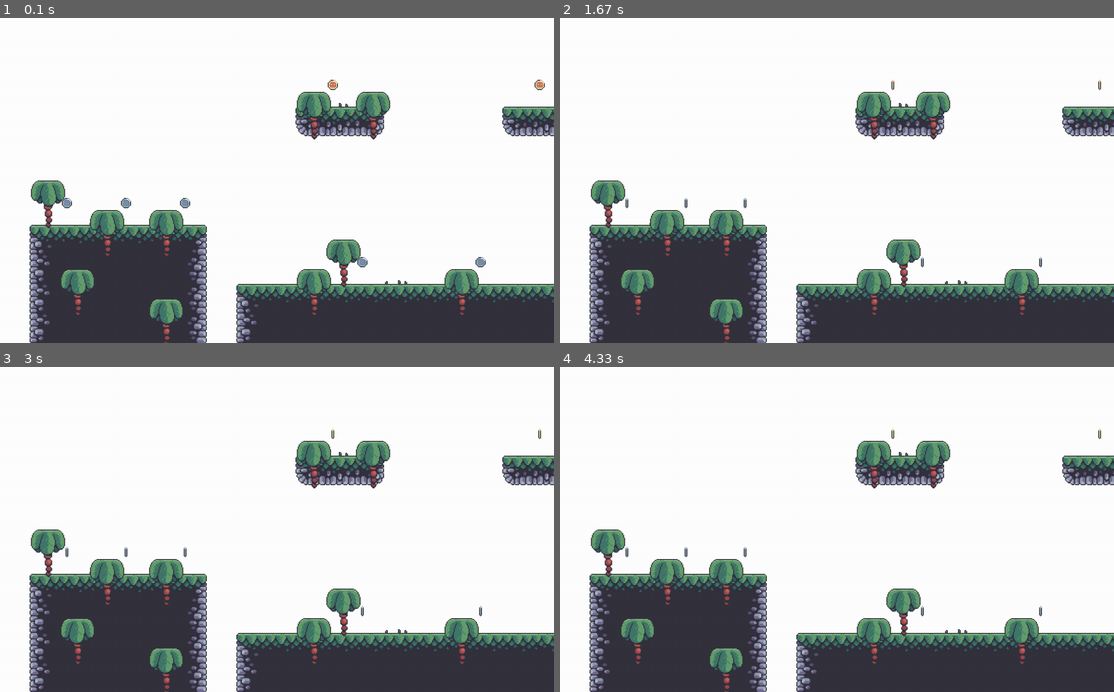
Above: before the commit, frames 1-4 (two rows, left to right).
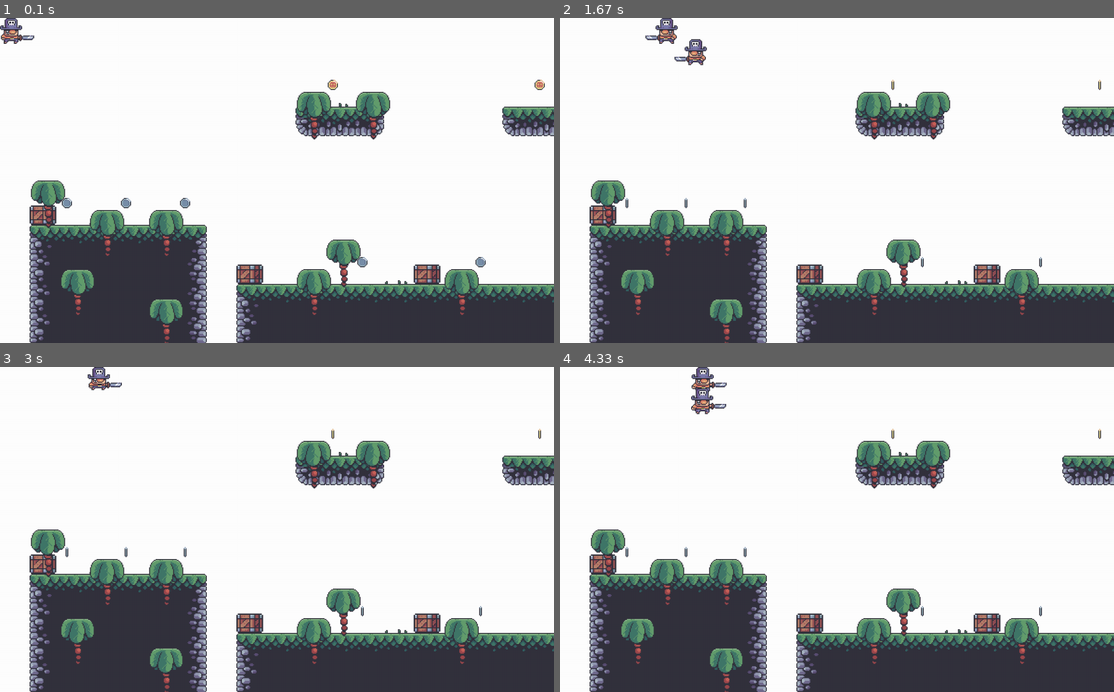
Above: after the commit, the same moments.

Repository: dheeraj1429/Learning-Python
Game: pygame game, started from gamemap/src/game.py
Same seed, same stepped clock (60 frames per second), same inputs: the game is played once before the commit and once after it.
Inputs:
- Up to frame 1 (0.1 s): no input
- Up to frame 2 (1.67 s): hold Right 0.33-0.8 s; hold Right 0.83-1.3 s; hold Left from 1.33 s (still down)
- Up to frame 3 (3 s): release Left at 1.87 s; hold Left 1.9-2.3 s; hold Right 2.33-2.97 s
- Up to frame 4 (4.33 s): hold Left 3-3.47 s; hold Right 3.5-3.97 s; hold Right from 4 s (still down)

The runs differ from the first frame. In frame 1, 1.1% of the frame differs, in the area x 0-80%, y 0-82%; in frame 2, 1.3%, in the area x 5-80%, y 0-82%; in frame 3, 1.1%; in frame 4, 1.3%.

Commit message:
learning

Diff:
--- a/gamemap/public/levels/level_data/level_0.tmx
+++ /dev/null
@@ -1,148 +0,0 @@
-<?xml version="1.0" encoding="UTF-8"?>
-<map version="1.5" tiledversion="1.6.0" orientation="orthogonal" renderorder="right-down" width="60" height="11" tilewidth="64" tileheight="64" infinite="0" nextlayerid="10" nextobjectid="1">
- <editorsettings>
-  <export target="../0/level_0.csv" format="csv"/>
- </editorsettings>
- <tileset firstgid="1" source="../tilesets/terrain_tiles.tsx"/>
- <tileset firstgid="17" source="../tilesets/coin_tiles.tsx"/>
- <tileset firstgid="19" source="../tilesets/grass_tiles.tsx"/>
- <tileset firstgid="24" source="../tilesets/palms.tsx"/>
- <tileset firstgid="27" source="../tilesets/crates.tsx"/>
- <tileset firstgid="28" source="../tilesets/player_tiles.tsx"/>
- <tileset firstgid="30" source="../tilesets/enemy_tiles.tsx"/>
- <layer id="5" name="bg_palms" width="60" height="11">
-  <data encoding="csv">
-0,0,0,0,0,0,0,0,0,0,0,0,0,0,0,0,0,0,0,0,0,0,0,0,0,0,0,0,0,0,0,0,0,0,0,0,0,0,0,0,0,0,0,0,0,0,0,0,0,0,0,0,0,0,0,0,0,0,0,0,
-0,0,0,0,0,0,0,0,0,0,0,0,0,0,0,0,0,0,0,0,0,0,0,0,0,0,0,0,0,0,0,0,0,0,0,0,0,0,0,0,0,0,0,0,0,0,0,0,0,0,0,0,0,0,0,0,0,0,0,0,
-0,0,0,0,0,0,0,0,0,0,0,0,0,0,0,0,0,0,0,0,0,0,0,0,0,0,0,0,0,0,0,0,0,0,0,0,0,0,0,0,0,0,0,0,0,0,0,0,0,0,0,0,0,0,0,0,0,0,0,0,
-0,0,0,0,0,0,0,0,0,0,0,26,0,0,0,0,0,26,0,0,0,0,0,0,0,0,0,0,0,0,0,0,0,0,0,0,0,0,0,0,0,0,0,0,26,0,0,0,0,0,0,0,0,0,0,0,0,0,0,0,
-0,0,0,0,0,0,0,0,0,0,0,0,0,0,0,0,0,0,0,0,0,0,0,0,26,0,0,0,0,0,0,0,0,0,0,0,0,0,0,0,0,0,0,0,0,0,0,0,0,0,0,0,0,0,0,0,0,0,0,0,
-0,0,0,0,0,0,0,0,0,0,0,0,0,0,0,0,0,0,0,0,0,0,0,0,0,0,0,0,0,0,0,0,0,0,0,0,0,0,0,0,0,0,0,0,0,0,0,0,0,0,0,0,0,0,0,0,0,0,0,0,
-0,0,0,0,0,0,0,0,0,0,0,0,0,0,0,0,0,0,0,0,0,0,0,0,0,0,0,0,26,0,0,0,0,0,0,0,0,0,0,0,0,0,0,0,0,0,0,0,0,0,0,0,0,0,0,0,0,0,0,0,
-0,0,0,26,0,26,0,0,0,0,0,0,0,0,0,0,0,0,0,0,0,0,0,0,0,0,26,0,0,26,0,0,0,0,0,0,0,0,0,0,0,0,0,0,0,26,0,0,0,26,0,0,0,26,0,0,26,0,0,0,
-0,0,0,0,0,0,0,0,0,0,26,0,0,0,0,0,0,26,0,0,0,0,0,26,0,0,0,0,0,0,0,0,0,0,0,0,0,0,0,0,0,0,0,0,0,0,0,26,0,0,0,26,0,0,0,0,0,0,0,0,
-0,0,0,0,0,0,0,0,0,0,0,0,0,26,0,0,0,0,0,0,0,0,0,0,0,0,0,0,0,0,0,0,0,0,0,0,0,0,0,0,0,0,0,0,0,0,0,0,0,0,0,0,0,0,0,0,0,0,0,0,
-0,0,0,0,0,0,0,0,0,0,0,0,0,0,0,0,0,0,0,0,0,0,0,0,0,0,0,0,0,0,0,0,0,0,0,0,0,0,0,0,0,0,0,0,0,0,0,0,0,0,0,0,0,0,0,0,0,0,0,0
-</data>
- </layer>
- <layer id="1" name="terrain" width="60" height="11">
-  <data encoding="csv">
-0,0,0,0,0,0,0,0,0,0,0,0,0,0,0,0,0,0,0,0,0,0,0,0,0,0,0,0,0,0,0,0,0,0,0,0,0,0,0,0,0,0,0,0,0,0,0,0,0,0,0,0,0,0,0,0,0,0,0,0,
-0,0,0,0,0,0,0,0,0,0,0,0,0,0,0,0,0,0,0,0,0,0,0,0,0,0,0,0,0,0,0,0,0,0,0,0,0,0,0,0,0,0,0,0,0,0,0,0,0,0,0,0,0,0,0,0,0,0,0,0,
-0,0,0,0,0,0,0,0,0,0,0,0,0,0,0,0,0,0,0,0,0,0,0,0,0,0,0,0,0,0,0,0,0,0,0,0,0,0,0,0,0,0,0,0,0,0,0,0,0,0,0,0,0,0,0,0,0,0,0,0,
-0,0,0,0,0,0,0,0,0,0,13,14,15,0,0,0,0,13,14,15,0,0,0,0,0,0,0,0,0,0,0,0,0,0,0,0,0,0,0,0,0,0,0,13,14,15,0,0,0,0,16,0,0,0,16,0,0,0,0,0,
-0,0,0,0,0,0,0,0,0,0,0,0,0,0,0,0,0,0,0,0,0,0,0,0,16,0,0,0,0,0,0,0,0,0,0,0,0,0,0,0,0,0,0,0,0,0,0,0,0,0,0,0,0,0,0,0,0,0,0,0,
-0,0,0,0,0,0,0,0,0,0,0,0,0,0,0,0,0,0,0,0,0,0,0,0,0,0,0,0,0,0,0,0,0,0,0,0,0,0,0,0,0,0,0,0,0,0,0,0,0,0,0,0,0,0,0,0,0,0,0,0,
-0,0,0,0,0,0,0,0,0,0,0,0,0,0,0,0,0,0,0,0,0,0,0,0,0,0,0,0,0,0,0,0,0,0,0,0,0,0,0,0,0,0,0,0,0,0,0,0,0,0,0,0,0,0,0,0,0,0,0,0,
-0,1,2,2,2,2,3,0,0,0,0,0,0,0,0,0,0,0,0,0,0,0,0,0,0,0,0,1,2,2,3,0,0,4,0,0,0,4,0,0,0,4,0,0,0,0,0,0,0,0,0,0,0,0,0,0,0,0,0,0,
-0,5,6,6,6,6,7,0,0,0,0,0,0,0,0,0,0,0,0,0,0,0,1,2,2,2,3,5,6,6,7,0,0,8,0,0,0,8,0,0,0,8,0,0,0,1,2,2,2,2,2,2,2,2,2,2,2,3,0,0,
-0,5,6,6,6,6,7,0,1,2,2,2,2,2,2,2,2,2,2,2,3,0,5,6,6,6,7,5,6,6,7,0,0,8,0,0,0,8,0,0,0,8,0,0,0,5,6,6,6,6,6,6,6,6,6,6,6,7,0,0,
-0,5,6,6,6,6,7,0,5,6,6,6,6,6,6,6,6,6,6,6,7,0,5,6,6,6,7,5,6,6,7,0,0,8,0,0,0,8,0,0,0,8,0,0,0,5,6,6,6,6,6,6,6,6,6,6,6,7,0,0
-</data>
- </layer>
- <layer id="6" name="crates" width="60" height="11">
-  <data encoding="csv">
-0,0,0,0,0,0,0,0,0,0,0,0,0,0,0,0,0,0,0,0,0,0,0,0,0,0,0,0,0,0,0,0,0,0,0,0,0,0,0,0,0,0,0,0,0,0,0,0,0,0,0,0,0,0,0,0,0,0,0,0,
-0,0,0,0,0,0,0,0,0,0,0,0,0,0,0,0,0,0,0,0,0,0,0,0,0,0,0,0,0,0,0,0,0,0,0,0,0,0,0,0,0,0,0,0,0,0,0,0,0,0,0,0,0,0,0,0,0,0,0,0,
-0,0,0,0,0,0,0,0,0,0,0,0,0,0,0,0,0,0,0,0,0,0,0,0,0,0,0,0,0,0,0,0,0,0,0,0,0,0,0,0,0,0,0,0,0,27,0,0,0,0,0,0,0,0,0,0,0,0,0,0,
-0,0,0,0,0,0,0,0,0,0,0,0,0,0,0,0,0,0,0,0,0,0,0,0,0,0,0,0,0,0,0,0,0,0,0,0,0,0,0,0,0,0,0,0,0,0,0,0,0,0,0,0,0,0,0,0,0,0,0,0,
-0,0,0,0,0,0,0,0,0,0,0,0,0,0,0,0,0,0,0,0,0,0,0,0,0,0,0,0,0,0,0,0,0,0,0,0,0,0,0,0,0,0,0,0,0,0,0,0,0,0,0,0,0,0,0,0,0,0,0,0,
-0,0,0,0,0,0,0,0,0,0,0,0,0,0,0,0,0,0,0,0,0,0,0,0,0,0,0,0,0,0,0,0,0,0,0,0,0,0,0,0,0,0,0,0,0,0,0,0,0,0,0,0,0,0,0,0,0,0,0,0,
-0,27,0,0,0,0,0,0,0,0,0,0,0,0,0,0,0,0,0,0,0,0,0,0,0,0,0,0,0,0,0,0,0,0,0,0,0,0,0,0,0,27,0,0,0,0,0,0,0,0,0,0,0,0,0,0,0,0,0,0,
-0,0,0,0,0,0,0,0,0,0,0,0,0,0,0,0,0,0,0,0,0,0,0,0,0,0,27,0,0,0,0,0,0,0,0,0,0,0,0,0,0,0,0,0,0,0,27,0,0,0,0,27,0,0,0,27,0,0,0,0,
-0,0,0,0,0,0,0,0,27,0,0,0,0,0,27,0,0,0,0,0,27,0,0,0,0,0,0,0,0,0,0,0,0,0,0,0,0,0,0,0,0,0,0,0,0,0,0,0,0,0,0,0,0,0,0,0,0,0,0,0,
-0,0,0,0,0,0,0,0,0,0,0,0,0,0,0,0,0,0,0,0,0,0,0,0,0,0,0,0,0,0,0,0,0,0,0,0,0,0,0,0,0,0,0,0,0,0,0,0,0,0,0,0,0,0,0,0,0,0,0,0,
-0,0,0,0,0,0,0,0,0,0,0,0,0,0,0,0,0,0,0,0,0,0,0,0,0,0,0,0,0,0,0,0,0,0,0,0,0,0,0,0,0,0,0,0,0,0,0,0,0,0,0,0,0,0,0,0,0,0,0,0
-</data>
- </layer>
- <layer id="3" name="grass" width="60" height="11">
-  <data encoding="csv">
-0,0,0,0,0,0,0,0,0,0,0,0,0,0,0,0,0,0,0,0,0,0,0,0,0,0,0,0,0,0,0,0,0,0,0,0,0,0,0,0,0,0,0,0,0,0,0,0,0,0,0,0,0,0,0,0,0,0,0,0,
-0,0,0,0,0,0,0,0,0,0,0,0,0,0,0,0,0,0,0,0,0,0,0,0,0,0,0,0,0,0,0,0,0,0,0,0,0,0,0,0,0,0,0,0,0,0,0,0,0,0,0,0,0,0,0,0,0,0,0,0,
-0,0,0,0,0,0,0,0,0,0,21,19,0,0,0,0,0,0,21,19,0,0,0,0,0,0,0,0,0,0,0,0,0,0,0,0,0,0,0,0,0,0,0,0,19,0,0,0,0,0,21,0,0,0,23,0,0,0,0,0,
-0,0,0,0,0,0,0,0,0,0,0,0,0,0,0,0,0,0,0,0,0,0,0,0,23,0,0,0,0,0,0,0,0,0,0,0,0,0,0,0,0,0,0,0,0,0,0,0,0,0,0,0,0,0,0,0,0,0,0,0,
-0,0,0,0,0,0,0,0,0,0,0,0,0,0,0,0,0,0,0,0,0,0,0,0,0,0,0,0,0,0,0,0,0,0,0,0,0,0,0,0,0,0,0,0,0,0,0,0,0,0,0,0,0,0,0,0,0,0,0,0,
-0,0,0,0,0,0,0,0,0,0,0,0,0,0,0,0,0,0,0,0,0,0,0,0,0,0,0,0,0,0,0,0,0,0,0,0,0,0,0,0,0,0,0,0,0,0,0,0,0,0,0,0,0,0,0,0,0,0,0,0,
-0,20,0,19,22,21,0,0,0,0,0,0,0,0,0,0,0,0,0,0,0,0,0,0,0,0,0,22,21,0,19,0,0,22,0,0,0,23,0,0,0,19,0,0,0,0,0,0,0,0,0,0,0,0,0,0,0,0,0,0,
-0,0,0,0,0,0,0,0,0,0,0,0,0,0,0,0,0,0,0,0,0,0,19,20,19,21,0,0,0,0,0,0,0,0,0,0,0,0,0,0,0,0,0,0,0,0,19,20,19,20,23,22,22,23,23,21,0,0,0,0,
-0,0,0,0,0,0,0,0,21,23,22,21,23,19,20,23,23,21,20,22,20,0,0,0,0,0,0,0,0,0,0,0,0,0,0,0,0,0,0,0,0,0,0,0,0,0,0,0,0,0,0,0,0,0,0,0,0,0,0,0,
-0,0,0,0,0,0,0,0,0,0,0,0,0,0,0,0,0,0,0,0,0,0,0,0,0,0,0,0,0,0,0,0,0,0,0,0,0,0,0,0,0,0,0,0,0,0,0,0,0,0,0,0,0,0,0,0,0,0,0,0,
-0,0,0,0,0,0,0,0,0,0,0,0,0,0,0,0,0,0,0,0,0,0,0,0,0,0,0,0,0,0,0,0,0,0,0,0,0,0,0,0,0,0,0,0,0,0,0,0,0,0,0,0,0,0,0,0,0,0,0,0
-</data>
- </layer>
- <layer id="8" name="enemies" width="60" height="11">
-  <data encoding="csv">
-0,0,0,0,0,0,0,0,0,0,0,0,0,0,0,0,0,0,0,0,0,0,0,0,0,0,0,0,0,0,0,0,0,0,0,0,0,0,0,0,0,0,0,0,0,0,0,0,0,0,0,0,0,0,0,0,0,0,0,0,
-0,0,0,0,0,0,0,0,0,0,0,0,0,0,0,0,0,0,0,0,0,0,0,0,0,0,0,0,0,0,0,0,0,0,0,0,0,0,0,0,0,0,0,0,0,0,0,0,0,0,0,0,0,0,0,0,0,0,0,0,
-0,0,0,0,0,0,0,0,0,0,0,0,0,0,0,0,0,0,0,0,0,0,0,0,0,0,0,0,0,0,0,0,0,0,0,0,0,0,0,0,0,0,0,0,0,0,0,0,0,0,0,0,0,0,0,0,0,0,0,0,
-0,0,0,0,0,0,0,0,0,0,0,0,0,0,0,0,0,0,0,0,0,0,0,0,0,0,0,0,0,0,0,0,0,0,0,0,0,0,0,0,0,0,0,0,0,0,0,0,0,0,0,0,0,0,0,0,0,0,0,0,
-0,0,0,0,0,0,0,0,0,0,0,0,0,0,0,0,0,0,0,0,0,0,0,0,0,0,0,0,0,0,0,0,0,0,0,0,0,0,0,0,0,0,0,0,0,0,0,0,0,0,0,0,0,0,0,0,0,0,0,0,
-0,0,0,0,0,0,0,0,0,0,0,0,0,0,0,0,0,0,0,0,0,0,0,0,0,0,0,0,0,0,0,0,0,0,0,0,0,0,0,0,0,0,0,0,0,0,0,0,0,0,0,0,0,0,0,0,0,0,0,0,
-0,0,0,0,30,0,0,0,0,0,0,0,0,0,0,0,0,0,0,0,0,0,0,0,0,0,0,0,0,30,0,0,0,0,0,0,0,0,0,0,0,0,0,0,0,0,0,0,0,0,0,0,0,0,0,0,0,0,0,0,
-0,0,0,0,0,0,0,0,0,0,0,0,0,0,0,0,0,0,0,0,0,0,0,0,30,0,0,0,0,0,0,0,0,0,0,0,0,0,0,0,0,0,0,0,0,0,0,0,30,0,0,0,0,0,30,0,0,0,0,0,
-0,0,0,0,0,0,0,0,0,0,30,0,0,0,0,0,0,0,30,0,0,0,0,0,0,0,0,0,0,0,0,0,0,0,0,0,0,0,0,0,0,0,0,0,0,0,0,0,0,0,0,0,0,0,0,0,0,0,0,0,
-0,0,0,0,0,0,0,0,0,0,0,0,0,0,0,0,0,0,0,0,0,0,0,0,0,0,0,0,0,0,0,0,0,0,0,0,0,0,0,0,0,0,0,0,0,0,0,0,0,0,0,0,0,0,0,0,0,0,0,0,
-0,0,0,0,0,0,0,0,0,0,0,0,0,0,0,0,0,0,0,0,0,0,0,0,0,0,0,0,0,0,0,0,0,0,0,0,0,0,0,0,0,0,0,0,0,0,0,0,0,0,0,0,0,0,0,0,0,0,0,0
-</data>
- </layer>
- <layer id="9" name="constraints" width="60" height="11">
-  <data encoding="csv">
-0,0,0,0,0,0,0,0,0,0,0,0,0,0,0,0,0,0,0,0,0,0,0,0,0,0,0,0,0,0,0,0,0,0,0,0,0,0,0,0,0,0,0,0,0,0,0,0,0,0,0,0,0,0,0,0,0,0,0,0,
-0,0,0,0,0,0,0,0,0,0,0,0,0,0,0,0,0,0,0,0,0,0,0,0,0,0,0,0,0,0,0,0,0,0,0,0,0,0,0,0,0,0,0,0,0,0,0,0,0,0,0,0,0,0,0,0,0,0,0,0,
-0,0,0,0,0,0,0,0,0,0,0,0,0,0,0,0,0,0,0,0,0,0,0,0,0,0,0,0,0,0,0,0,0,0,0,0,0,0,0,0,0,0,0,0,0,0,0,0,0,0,0,0,0,0,0,0,0,0,0,0,
-0,0,0,0,0,0,0,0,0,0,0,0,0,0,0,0,0,0,0,0,0,0,0,0,0,0,0,0,0,0,0,0,0,0,0,0,0,0,0,0,0,0,0,0,0,0,0,0,0,0,0,0,0,0,0,0,0,0,0,0,
-0,0,0,0,0,0,0,0,0,0,0,0,0,0,0,0,0,0,0,0,0,0,0,0,0,0,0,0,0,0,0,0,0,0,0,0,0,0,0,0,0,0,0,0,0,0,0,0,0,0,0,0,0,0,0,0,0,0,0,0,
-0,0,0,0,0,0,0,0,0,0,0,0,0,0,0,0,0,0,0,0,0,0,0,0,0,0,0,0,0,0,0,0,0,0,0,0,0,0,0,0,0,0,0,0,0,0,0,0,0,0,0,0,0,0,0,0,0,0,0,0,
-31,0,0,0,0,0,0,31,0,0,0,0,0,0,0,0,0,0,0,0,0,0,0,0,0,0,31,0,0,0,0,31,0,0,0,0,0,0,0,0,0,0,0,0,0,0,0,0,0,0,0,0,0,0,0,0,0,0,0,0,
-0,0,0,0,0,0,0,0,0,0,0,0,0,0,0,0,0,0,0,0,0,31,0,0,0,0,31,0,0,0,0,0,0,0,0,0,0,0,0,0,0,0,0,0,31,0,0,0,0,0,0,0,0,0,0,0,0,0,31,0,
-0,0,0,0,0,0,0,31,0,0,0,0,0,0,0,0,0,0,0,0,0,31,0,0,0,0,0,0,0,0,0,0,0,0,0,0,0,0,0,0,0,0,0,0,0,0,0,0,0,0,0,0,0,0,0,0,0,0,0,0,
-0,0,0,0,0,0,0,0,0,0,0,0,0,0,0,0,0,0,0,0,0,0,0,0,0,0,0,0,0,0,0,0,0,0,0,0,0,0,0,0,0,0,0,0,0,0,0,0,0,0,0,0,0,0,0,0,0,0,0,0,
-0,0,0,0,0,0,0,0,0,0,0,0,0,0,0,0,0,0,0,0,0,0,0,0,0,0,0,0,0,0,0,0,0,0,0,0,0,0,0,0,0,0,0,0,0,0,0,0,0,0,0,0,0,0,0,0,0,0,0,0
-</data>
- </layer>
- <layer id="4" name="fg_palms" width="60" height="11">
-  <data encoding="csv">
-0,0,0,0,0,0,0,0,0,0,0,0,0,0,0,0,0,0,0,0,0,0,0,0,0,0,0,0,0,0,0,0,0,0,0,0,0,0,0,0,0,0,0,0,0,0,0,0,0,0,0,0,0,0,0,0,0,0,0,0,
-0,0,0,0,0,0,0,0,0,0,0,0,0,0,0,0,0,0,0,0,0,0,0,0,0,0,0,0,0,0,0,0,0,0,0,0,0,0,0,0,0,0,0,0,0,0,0,0,0,0,0,0,0,0,0,0,0,0,0,0,
-0,0,0,0,0,0,0,0,0,0,0,0,0,0,0,0,0,0,0,0,0,0,0,0,0,0,0,0,0,0,0,0,0,0,0,0,0,0,0,0,0,0,0,0,0,0,0,0,0,0,0,0,0,0,0,0,0,0,0,0,
-0,0,0,0,0,0,0,0,0,0,25,0,24,0,0,0,0,0,0,24,0,0,0,0,0,0,0,0,0,0,0,0,0,0,0,0,0,0,0,0,0,0,0,0,0,25,0,0,0,0,0,0,0,0,0,0,0,0,0,0,
-0,0,0,0,0,0,0,0,0,0,0,0,0,0,0,0,0,0,0,0,0,0,0,0,0,0,0,0,0,0,0,0,0,0,0,0,0,0,0,0,0,0,0,0,0,0,0,0,0,0,0,0,0,0,0,0,0,0,0,0,
-0,0,0,0,0,0,0,0,0,0,0,0,0,0,0,0,0,0,0,0,0,0,0,0,0,0,0,0,0,0,0,0,0,0,0,0,0,0,0,0,0,0,0,0,0,0,0,0,0,0,0,0,0,0,0,0,0,0,0,0,
-0,24,0,0,0,0,0,0,0,0,0,0,0,0,0,0,0,0,0,0,0,0,0,0,0,0,0,0,0,0,0,0,0,0,0,0,0,0,0,0,0,0,0,0,0,0,0,0,0,0,0,0,0,0,0,0,0,0,0,0,
-0,0,0,24,0,25,0,0,0,0,0,0,0,0,0,0,0,0,0,0,0,0,0,0,0,0,0,0,25,24,0,0,0,0,0,0,0,0,0,0,0,0,0,0,0,0,0,0,0,0,0,0,0,0,0,0,0,0,0,0,
-0,0,0,0,0,0,0,0,0,0,0,25,0,0,0,0,0,0,0,0,0,0,24,0,0,0,25,0,0,0,0,0,0,0,0,0,0,24,0,0,0,0,0,0,0,25,0,0,24,0,0,0,0,0,0,0,24,25,0,0,
-0,0,24,0,0,0,0,0,0,0,25,0,0,0,0,24,0,0,0,24,0,0,0,24,0,0,0,0,24,0,24,0,0,24,0,0,0,0,0,0,0,25,0,0,0,0,0,0,0,25,0,0,0,0,0,0,0,0,0,0,
-0,0,0,0,0,24,0,0,0,0,0,0,0,0,0,0,0,0,0,0,0,0,0,0,0,0,0,0,0,0,0,0,0,0,0,0,0,0,0,0,0,0,0,0,0,0,0,0,0,0,0,0,0,0,0,0,0,0,0,0
-</data>
- </layer>
- <layer id="2" name="coins" width="60" height="11">
-  <data encoding="csv">
-0,0,0,0,0,0,0,0,0,0,0,0,0,0,0,0,0,0,0,0,0,0,0,0,0,0,0,0,0,0,0,0,0,0,0,0,0,0,0,0,0,0,0,0,0,0,0,0,0,0,0,0,0,0,0,0,0,0,0,0,
-0,0,0,0,0,0,0,0,0,0,0,0,0,0,0,0,0,0,0,0,0,0,0,0,0,0,0,0,0,0,0,0,0,0,0,0,0,0,0,0,0,0,0,0,0,0,0,0,0,0,0,0,0,0,0,0,0,0,0,0,
-0,0,0,0,0,0,0,0,0,0,0,17,0,0,0,0,0,0,17,0,0,0,0,0,0,0,0,0,0,0,0,0,0,0,0,0,0,0,0,0,0,0,0,0,18,0,0,0,0,0,17,0,0,0,17,0,0,0,0,0,
-0,0,0,0,0,0,0,0,0,0,0,0,0,0,0,0,0,0,0,0,0,0,0,0,17,0,0,0,0,0,0,0,0,0,0,0,0,0,0,0,0,0,0,0,0,0,0,0,0,0,0,0,0,0,0,0,0,0,0,0,
-0,0,0,0,0,0,0,0,0,0,0,0,0,0,0,0,0,0,0,0,0,0,0,0,0,0,0,0,0,0,0,0,0,0,0,0,0,0,0,0,0,0,0,0,0,0,0,0,0,0,0,0,0,0,0,0,0,0,0,0,
-0,0,0,0,0,0,0,0,0,0,0,0,0,0,0,0,0,0,0,0,0,0,0,0,0,0,0,0,18,0,0,0,0,0,0,0,0,0,0,0,0,18,0,0,0,0,0,0,0,0,0,0,0,0,0,0,0,0,0,0,
-0,0,18,0,18,0,18,0,0,0,0,0,0,0,0,0,0,0,0,0,0,0,0,0,0,0,0,18,0,0,18,0,0,18,0,0,0,18,0,0,0,0,0,0,0,0,0,0,0,0,0,0,0,0,0,0,0,0,0,0,
-0,0,0,0,0,0,0,0,0,0,0,0,0,0,0,0,0,0,0,0,0,0,0,0,18,0,0,0,0,0,0,0,0,0,0,0,0,0,0,0,0,0,0,0,0,0,0,0,0,0,0,0,0,0,0,0,0,0,0,0,
-0,0,0,0,0,0,0,0,0,0,0,0,18,0,0,0,18,0,0,0,0,0,0,0,0,0,0,0,0,0,0,0,0,0,0,0,0,0,0,0,0,0,0,0,0,0,0,0,0,0,0,0,0,0,0,0,0,0,0,0,
-0,0,0,0,0,0,0,0,0,0,0,0,0,0,0,0,0,0,0,0,0,0,0,0,0,0,0,0,0,0,0,0,0,0,0,0,0,0,0,0,0,0,0,0,0,0,0,0,0,0,0,0,0,0,0,0,0,0,0,0,
-0,0,0,0,0,0,0,0,0,0,0,0,0,0,0,0,0,0,0,0,0,0,0,0,0,0,0,0,0,0,0,0,0,0,0,0,0,0,0,0,0,0,0,0,0,0,0,0,0,0,0,0,0,0,0,0,0,0,0,0
-</data>
- </layer>
- <layer id="7" name="player" width="60" height="11">
-  <data encoding="csv">
-0,0,0,0,0,0,0,0,0,0,0,0,0,0,0,0,0,0,0,0,0,0,0,0,0,0,0,0,0,0,0,0,0,0,0,0,0,0,0,0,0,0,0,0,0,0,0,0,0,0,0,0,0,0,0,0,0,0,0,0,
-0,0,0,0,0,0,0,0,0,0,0,0,0,0,0,0,0,0,0,0,0,0,0,0,0,0,0,0,0,0,0,0,0,0,0,0,0,0,0,0,0,0,0,0,0,0,0,0,0,0,0,0,0,0,0,0,0,0,0,0,
-0,0,0,0,0,0,0,0,0,0,0,0,0,0,0,0,0,0,0,0,0,0,0,0,0,0,0,0,0,0,0,0,0,0,0,0,0,0,0,0,0,0,0,0,0,0,0,0,0,0,0,0,0,0,0,0,0,0,0,0,
-0,28,0,0,0,0,0,0,0,0,0,0,0,0,0,0,0,0,0,0,0,0,0,0,0,0,0,0,0,0,0,0,0,0,0,0,0,0,0,0,0,0,0,0,0,0,0,0,0,0,0,0,0,0,0,0,0,0,0,0,
-0,0,0,0,0,0,0,0,0,0,0,0,0,0,0,0,0,0,0,0,0,0,0,0,0,0,0,0,0,0,0,0,0,0,0,0,0,0,0,0,0,0,0,0,0,0,0,0,0,0,0,0,0,0,0,0,0,0,0,0,
-0,0,0,0,0,0,0,0,0,0,0,0,0,0,0,0,0,0,0,0,0,0,0,0,0,0,0,0,0,0,0,0,0,0,0,0,0,0,0,0,0,0,0,0,0,0,0,0,0,0,0,0,0,0,0,29,0,0,0,0,
-0,0,0,0,0,0,0,0,0,0,0,0,0,0,0,0,0,0,0,0,0,0,0,0,0,0,0,0,0,0,0,0,0,0,0,0,0,0,0,0,0,0,0,0,0,0,0,0,0,0,0,0,0,0,0,0,0,0,0,0,
-0,0,0,0,0,0,0,0,0,0,0,0,0,0,0,0,0,0,0,0,0,0,0,0,0,0,0,0,0,0,0,0,0,0,0,0,0,0,0,0,0,0,0,0,0,0,0,0,0,0,0,0,0,0,0,0,0,0,0,0,
-0,0,0,0,0,0,0,0,0,0,0,0,0,0,0,0,0,0,0,0,0,0,0,0,0,0,0,0,0,0,0,0,0,0,0,0,0,0,0,0,0,0,0,0,0,0,0,0,0,0,0,0,0,0,0,0,0,0,0,0,
-0,0,0,0,0,0,0,0,0,0,0,0,0,0,0,0,0,0,0,0,0,0,0,0,0,0,0,0,0,0,0,0,0,0,0,0,0,0,0,0,0,0,0,0,0,0,0,0,0,0,0,0,0,0,0,0,0,0,0,0,
-0,0,0,0,0,0,0,0,0,0,0,0,0,0,0,0,0,0,0,0,0,0,0,0,0,0,0,0,0,0,0,0,0,0,0,0,0,0,0,0,0,0,0,0,0,0,0,0,0,0,0,0,0,0,0,0,0,0,0,0
-</data>
- </layer>
-</map>
--- a/gamemap/public/levels/tilesets/coin_tiles.tsx
+++ /dev/null
@@ -1,4 +0,0 @@
-<?xml version="1.0" encoding="UTF-8"?>
-<tileset version="1.5" tiledversion="1.6.0" name="coin_tiles" tilewidth="64" tileheight="64" tilecount="2" columns="2">
- <image source="../../graphics/coins/coin_tiles.png" width="128" height="64"/>
-</tileset>
--- a/gamemap/public/levels/tilesets/crates.tsx
+++ /dev/null
@@ -1,7 +0,0 @@
-<?xml version="1.0" encoding="UTF-8"?>
-<tileset version="1.5" tiledversion="1.6.0" name="crates" tilewidth="58" tileheight="42" tilecount="1" columns="0">
- <grid orientation="orthogonal" width="1" height="1"/>
- <tile id="0">
-  <image width="58" height="42" source="../../graphics/terrain/crate.png"/>
- </tile>
-</tileset>
--- a/gamemap/public/levels/tilesets/enemy_tiles.tsx
+++ /dev/null
@@ -1,4 +0,0 @@
-<?xml version="1.0" encoding="UTF-8"?>
-<tileset version="1.5" tiledversion="1.6.0" name="setup_tile" tilewidth="64" tileheight="64" tilecount="2" columns="2">
- <image source="../../graphics/enemy/setup_tile.png" width="128" height="64"/>
-</tileset>
--- a/gamemap/public/levels/tilesets/grass_tiles.tsx
+++ /dev/null
@@ -1,4 +0,0 @@
-<?xml version="1.0" encoding="UTF-8"?>
-<tileset version="1.5" tiledversion="1.6.0" name="grass_tiles" tilewidth="64" tileheight="64" tilecount="5" columns="5">
- <image source="../../graphics/decoration/grass/grass.png" width="320" height="64"/>
-</tileset>
--- a/gamemap/public/levels/tilesets/palms.tsx
+++ /dev/null
@@ -1,13 +0,0 @@
-<?xml version="1.0" encoding="UTF-8"?>
-<tileset version="1.5" tiledversion="1.6.0" name="palms" tilewidth="128" tileheight="136" tilecount="3" columns="0">
- <grid orientation="orthogonal" width="1" height="1"/>
- <tile id="0">
-  <image width="80" height="103" source="../../graphics/terrain/palm_small/small_1.png"/>
- </tile>
- <tile id="1">
-  <image width="78" height="136" source="../../graphics/terrain/palm_large/large_1.png"/>
- </tile>
- <tile id="2">
-  <image width="128" height="128" source="../../graphics/terrain/palm_bg/bg_palm_1.png"/>
- </tile>
-</tileset>
--- a/gamemap/public/levels/tilesets/player_tiles.tsx
+++ /dev/null
@@ -1,4 +0,0 @@
-<?xml version="1.0" encoding="UTF-8"?>
-<tileset version="1.5" tiledversion="1.6.0" name="setup_tiles" tilewidth="64" tileheight="64" tilecount="2" columns="2">
- <image source="../../graphics/character/setup_tiles.png" width="128" height="64"/>
-</tileset>
--- a/gamemap/public/levels/tilesets/terrain_tiles.tsx
+++ /dev/null
@@ -1,4 +0,0 @@
-<?xml version="1.0" encoding="UTF-8"?>
-<tileset version="1.5" tiledversion="1.6.0" name="terrain_tiles" tilewidth="64" tileheight="64" tilecount="16" columns="4">
- <image source="../../graphics/terrain/terrain_tiles.png" width="256" height="256"/>
-</tileset>
--- a/gamemap/src/level.py
+++ b/gamemap/src/level.py
@@ -1,13 +1,18 @@
 import pygame
 from settings import tile_size
 from utils import import_csv_file, import_cut_graphic
-from tile import StaticTile, Coin, Tree
-
+from tile import StaticTile, Coin, Tree, Crate
+from player import Player
 
 class Level():
     def __init__(self, level_data, surface):
         self.display_surface = surface
         self.shift_world = 0
+
+        # player
+        player_layout = import_csv_file(level_data['player'])
+        self.player = pygame.sprite.GroupSingle()
+        self.player_setup(player_layout)
 
         # tiles
         tiles_layout = import_csv_file(level_data["terrain"])
@@ -27,11 +32,17 @@
         tree_layout = import_csv_file(level_data["fg palms"])
         self.tree_sprite_layout = self.create_sprite_group(tree_layout, 'tree')
 
+        # crates
+        crates_layout = import_csv_file(level_data["crates"])
+        self.crate_sprite_layout = self.create_sprite_group(crates_layout, 'crates')
+
+
     def create_sprite_group(self, layout, type):
         sprite_group = pygame.sprite.Group()
 
         for row_index, row in enumerate(layout):
             for column_index, value in enumerate(row):
+
                 if value != '-1':
                     # get the x and y coordinates of the column.
                     x = column_index * tile_size
@@ -58,7 +69,21 @@
                         tree_sprite = Tree(tile_size, x, y, '../public/graphics/terrain/palm_small')
                         sprite_group.add(tree_sprite)
 
+                    if type == 'crates':
+                        crate_sprite = Crate(tile_size, x, y, '../public/graphics/terrain/crate.png')
+                        sprite_group.add(crate_sprite)
+
         return sprite_group
+
+    def player_setup(self, layout):
+        for row_index, row in enumerate(layout):
+            for col_index, value in enumerate(row):
+                if value == '0':
+                    x = col_index * tile_size
+                    y = row_index * tile_size
+                    sprite = Player(x, y, self.display_surface)
+                    self.player.add(sprite)
+
 
     def run(self):
 
@@ -70,6 +95,10 @@
         self.grass_sprite_layout.draw(self.display_surface)
         self.grass_sprite_layout.update(self.shift_world)
 
+        # crate
+        self.crate_sprite_layout.draw(self.display_surface)
+        self.crate_sprite_layout.update(self.shift_world)
+
         # coins
         self.coin_sprite_layout.draw(self.display_surface)
         self.coin_sprite_layout.update(self.shift_world)
@@ -77,3 +106,7 @@
         # trees
         self.tree_sprite_layout.draw(self.display_surface)
         self.tree_sprite_layout.update(self.shift_world)
+
+        # player
+        self.player.draw(self.display_surface)
+        self.player.update()
--- /dev/null
+++ b/gamemap/src/player.py
@@ -0,0 +1,69 @@
+from typing import Any
+import pygame
+from utils import import_folder
+
+
+class Player(pygame.sprite.Sprite):
+    def __init__(self, x, y, surface):
+        super().__init__()
+        self.move_speed = 4
+        self.direction_x = 0
+        self.facing_right = True
+        self.gravity = 0
+        self.animation_frame_speed = 0.10
+        self.display_surface = surface
+
+        self.run_frames = import_folder('../public/graphics/character/run')
+        self.run_frame_index = 0
+        self.rest_frames = import_folder('../public/graphics/character/idle')
+        self.rest_animation_index = 0
+
+        self.image = pygame.image.load(self.rest_frames[int(self.rest_animation_index)]).convert_alpha()
+        self.rect = self.image.get_rect()
+
+    def rest_animation(self):
+        self.rest_animation_index += self.animation_frame_speed
+        if self.rest_animation_index >= len(self.rest_frames): self.rest_animation_index = 0
+        self.image = pygame.image.load(self.rest_frames[int(self.rest_animation_index)]).convert_alpha()
+
+    def flip_animation(self):
+        if self.facing_right:
+            pos = self.rect.bottomleft - pygame.math.Vector2(6, 10)
+            self.image = pygame.transform.flip(self.image, False, False)
+            self.display_surface.blit(self.image, pos)
+        else:
+            pos = self.rect.bottomright - pygame.math.Vector2(6, 10)
+            self.image = pygame.transform.flip(self.image, True, False)
+            self.display_surface.blit(self.image, pos)
+
+    def move_animation(self):
+        self.run_frame_index += self.animation_frame_speed
+        if self.run_frame_index >= len(self.run_frames): self.run_frame_index = 0
+        self.image = pygame.image.load(self.run_frames[int(self.run_frame_index)]).convert_alpha()
+
+
+    def apply_gravity(self):
+        self.gravity += 1
+        self.rect.y += self.gravity
+
+    def input(self):
+        keys = pygame.key.get_pressed()
+
+        if keys[pygame.K_RIGHT]:
+            self.direction_x = 5
+            self.rect.x += self.direction_x
+            self.facing_right = True
+            self.move_animation()
+            self.flip_animation()
+        elif keys[pygame.K_LEFT]:
+            self.direction_x = -5
+            self.rect.x += self.direction_x
+            self.facing_right = False
+            self.move_animation()
+            self.flip_animation()
+        else:
+            self.rest_animation()
+
+    def update(self):
+        # self.apply_gravity()
+        self.input()
--- a/gamemap/src/tile.py
+++ b/gamemap/src/tile.py
@@ -16,6 +16,13 @@
     def __init__(self, tile_size, x, y, surface):
         super().__init__(tile_size, x, y)
         self.image = surface
+
+
+class Crate(StaticTile):
+    def __init__(self, tile_size, x, y, surface):
+        super().__init__(tile_size, x, y, pygame.image.load(surface).convert_alpha())
+        offset_y = y + tile_size
+        self.rect = self.image.get_rect(bottomleft=(x, offset_y))
 
 
 class Animation(Tile):
